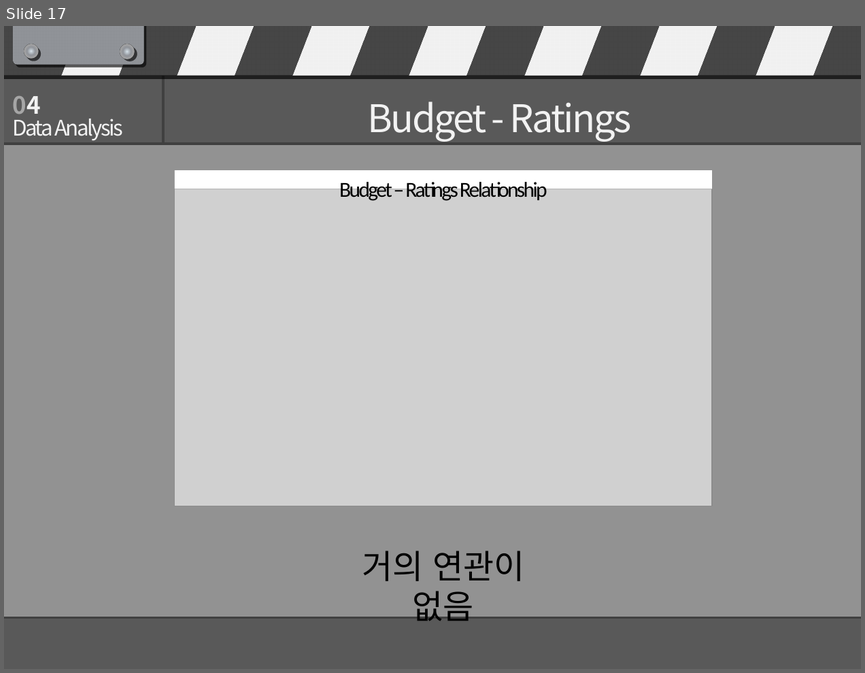
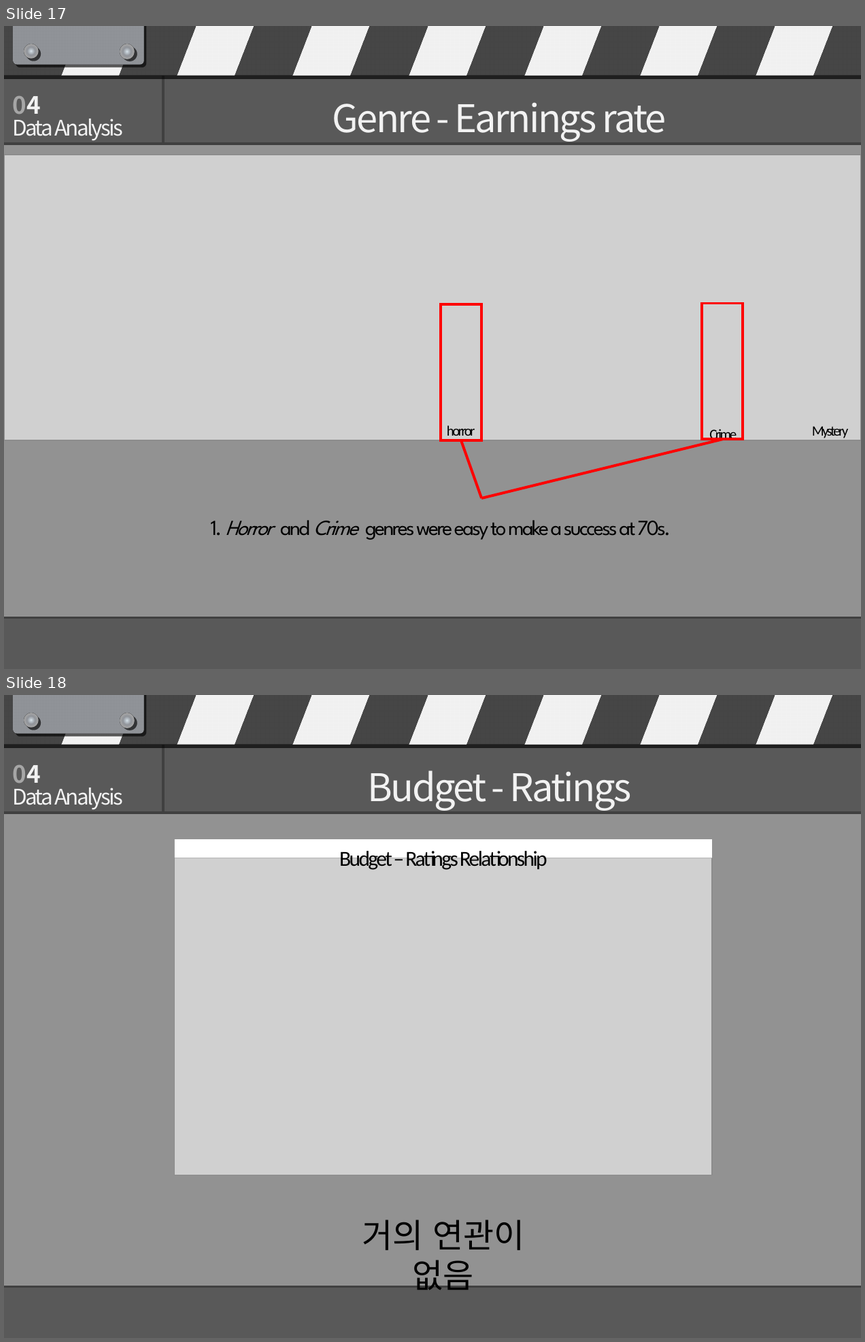
Before and after one commit to asmath472/21SRproject, a slide deck: R final presentation.pptx. Shown one above the other, each under a label of ours: slide 17 before the commit, slides 17 and 18 after it. The pictures are 865x673 and 865x1342 pixels, drawn with LibreOffice and Linux fonts; fonts in the diff are those of the drawing; grey boxes stand for pictures. Boxes give left, top, right and bottom in pixels: in the first picture for what was removed or moved away, otherwise in the second. Text is boxed around its words. In the diff, an @@ line names an element or a change of style, - is before the commit and + after.

```diff
--- a/R final presentation.pptx
+++ b/R final presentation.pptx
@@ slide 17 added at [4,26,861,669], background #595959; not listed: 15 template elements that a slide beside it also shows @@
@@ text added at [12,96,40,114], 20 pt, text #A6A6A6, bold @@
+04
@@ text added at [332,102,666,142], 32 pt, text #F2F2F2 @@
+Genre - Earnings rate
@@ text added at [12,118,123,141], 18 pt, text #F2F2F2 @@
+Data Analysis
@@ picture added at [4,155,861,440] @@
@@ rectangle added at [440,305,481,441], outline #FF0000 2.25 pt @@
@@ rectangle added at [702,303,742,439], outline #FF0000 2.25 pt @@
@@ text added at [447,425,475,439], 12 pt, text #000000 @@
+horror
@@ text added at [709,427,736,443], 12 pt, text #000000 @@
+Crime
@@ text added at [812,426,849,438], 12 pt, text #000000 @@
+Mystery
@@ line added from (461, 440) to (481, 498), #FF0000 2.25 pt @@
@@ line added from (722, 439) to (481, 498), #FF0000 2.25 pt @@
@@ text added at [211,520,670,539], 18 pt, text #000000 @@
+1. Horror and Crime genres were easy to make a success at 70s.
@@ rectangle added at [214,625,673,650], fill #595959 @@
@@ what was slide 17 is now slide 18 @@
```
Also in this commit, not shown: 2 other slides added, 1 slide removed.
